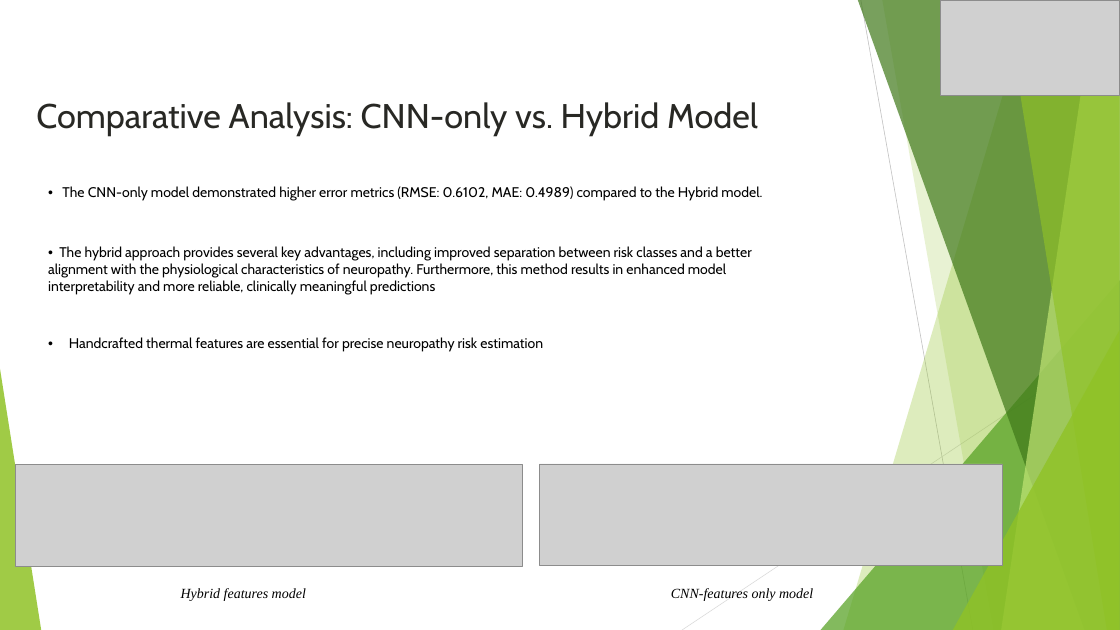
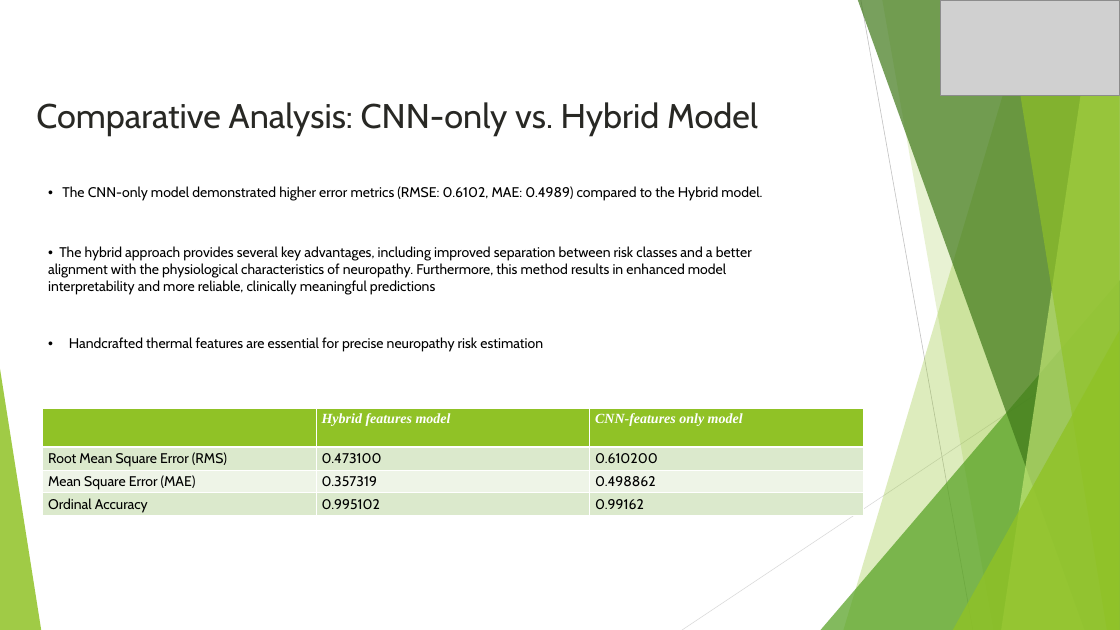
Before and after one commit to Agasthya-Samyak-Jnan/Diabetic-Neuropathy-Risk-ML, a slide deck: slide 14 of Documents/Phase-2 - Stage-2 docs/Project Phase2 Stage2 ppt.pptx. Drawn at 1120x630 pixels with LibreOffice and Linux fonts; fonts in the diff are those of the drawing; grey boxes stand for pictures. Boxes give left, top, right and bottom in pixels: in the first picture for what was removed or moved away, otherwise in the second. Text is boxed around its words. In the diff, an @@ line names an element or a change of style, - is before the commit and + after.

```diff
--- a/Documents/Phase-2 - Stage-2 docs/Project Phase2 Stage2 ppt.pptx
+++ b/Documents/Phase-2 - Stage-2 docs/Project Phase2 Stage2 ppt.pptx
@@ table added at (x1=43, y1=408, x2=862, y2=517), 4 rows, 3 columns @@
+ | Hybrid features model | CNN-features only model
+Root Mean Square Error (RMS) | 0.473100 | 0.610200
+Mean Square Error (MAE) | 0.357319 | 0.498862
+Ordinal Accuracy | 0.995102 | 0.99162
@@ picture removed at (x1=16, y1=464, x2=522, y2=567) @@
@@ picture removed at (x1=539, y1=464, x2=1002, y2=565) @@
@@ text removed at (x1=181, y1=588, x2=306, y2=601) @@
-Hybrid features model
@@ text removed at (x1=671, y1=588, x2=813, y2=601) @@
-CNN-features only model
```
Also in this commit, not shown: 1 other slide changed, 2 other files.
